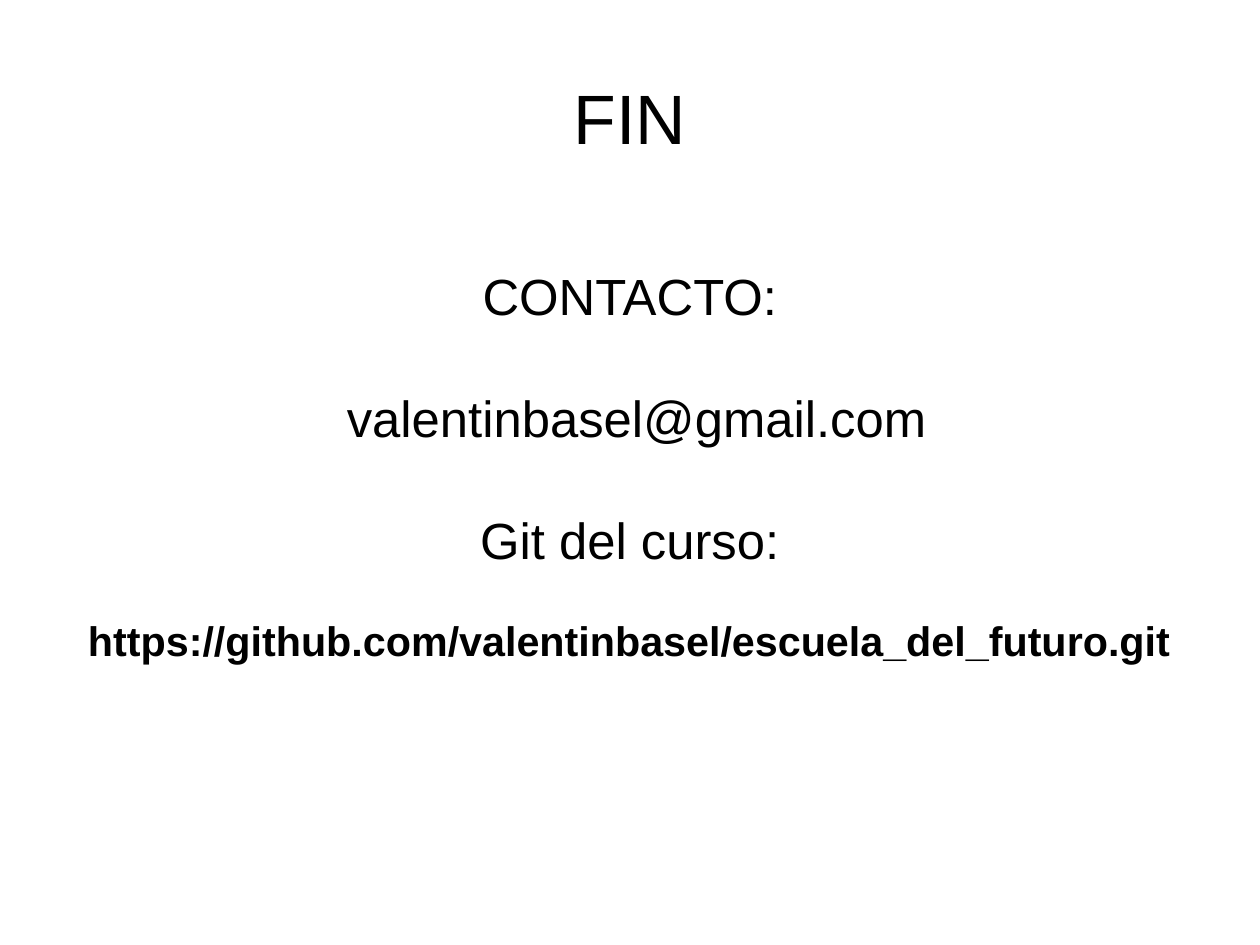
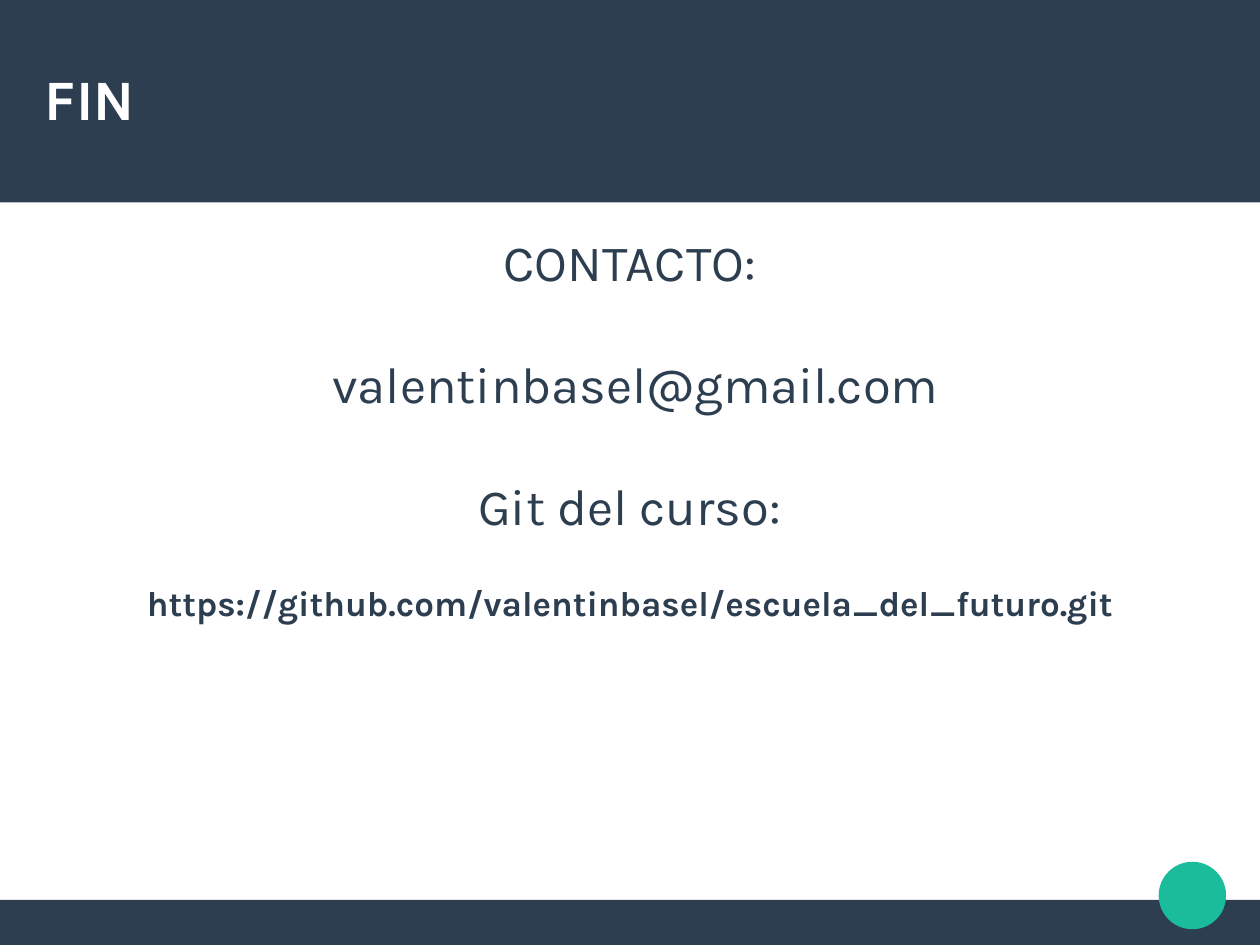
Before and after one commit to valentinbasel/escuela_del_futuro, a slide deck: slide 10 of clase1/mini_present.odp. Drawn at 1260x945 pixels with LibreOffice and Linux fonts; fonts in the diff are those of the drawing. Boxes give left, top, right and bottom in pixels: in the first picture for what was removed or moved away, otherwise in the second. Text is boxed around its words. In the diff, an @@ line names an element or a change of style, - is before the commit and + after.

```diff
--- a/clase1/mini_present.odp
+++ b/clase1/mini_present.odp
@@ rectangle added at (0, 0, 1260, 202), fill #2C3E50 @@
@@ title "FIN": place and size @@
-title "FIN" at (574, 96, 686, 144)
+title "FIN" at (45, 83, 135, 120)
@@ title "FIN" at (45, 83, 135, 120): size 44 to 36 pt, font Arial to Karla, text colour #000000 to #FFFFFF, bold on; alignment centre to left @@
@@ subtitle "CONTACTO:": place and size @@
-subtitle "CONTACTO:" at (88, 279, 1170, 664)
+subtitle "CONTACTO:" at (147, 248, 1113, 625)
@@ subtitle "CONTACTO:" at (147, 248, 1113, 625): font Arial to Karla, text colour #000000 to #2C3E50; size 26 to 22 pt in "https://github.com/valentinbasel/escuela_del_futuro.git" @@
@@ ellipse added at (1159, 862, 1227, 930), fill #1ABC9C @@
@@ rectangle added at (0, 900, 1260, 944), fill #2C3E50 @@
```
Also in this commit, not shown: 8 other slides changed, 1 slide added, 1 slide removed, 2 other files.
